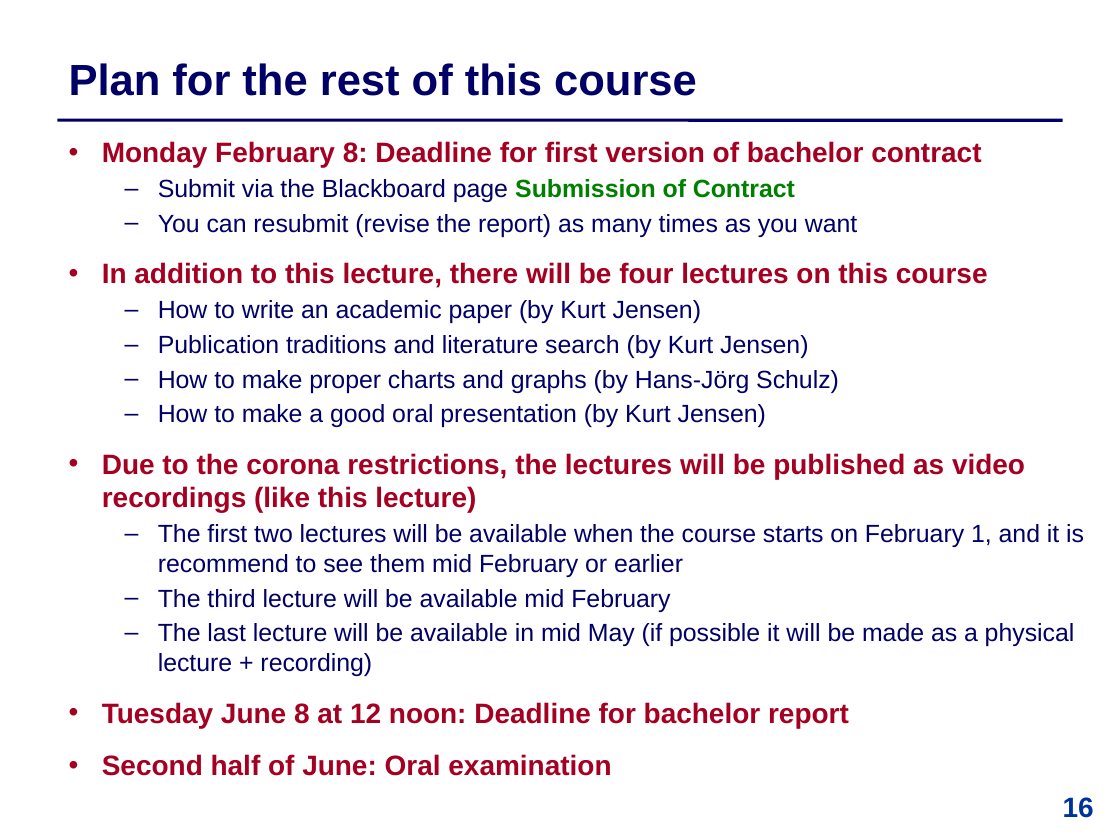
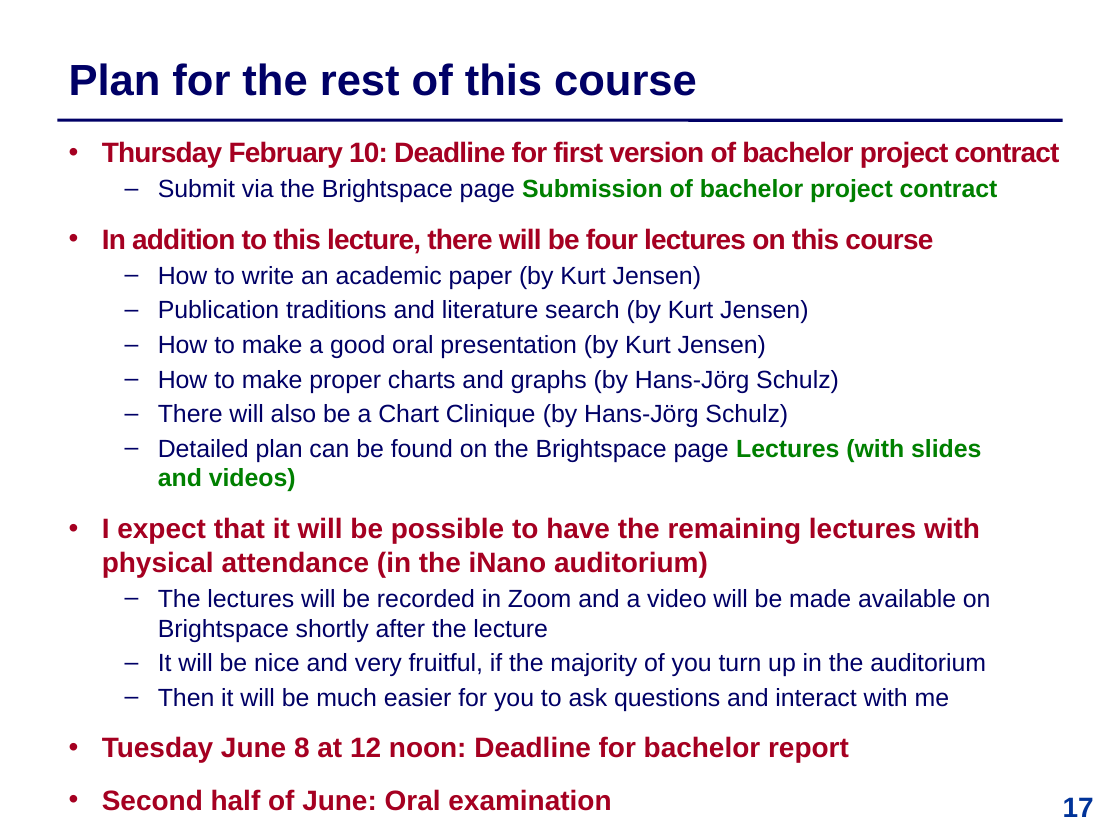
Before and after one commit to IntProgAU/Materiale, a slide deck: slide 17 of web/b22/1_contract/1 Bachelor Contract .pptx (slide 16 before the commit). Drawn at 1120x840 pixels with LibreOffice and Linux fonts; fonts in the diff are those of the drawing. Boxes give left, top, right and bottom in pixels: in the first picture for what was removed or moved away, otherwise in the second. Text is boxed around its words. In the diff, an @@ line names an element or a change of style, - is before the commit and + after.

```diff
--- a/web/b22/1_contract/1 Bachelor Contract .pptx
+++ b/web/b22/1_contract/1 Bachelor Contract .pptx
@@ text at box(102, 141, 1060, 202): text changed; size 16 to 18 pt; text colour #000066 to #A50021 @@
-  • Monday February 8: Deadline for first version of bachelor contract
-  – Submit via the Blackboard page Submission of Contract
-  – You can resubmit (revise the report) as many times as you want
+  • Thursday February 10: Deadline for first version of bachelor project contract
+  – Submit via the Brightspace page Submission of bachelor project contract
@@ text at box(102, 228, 933, 254): letter spacing 0 to -0.5 pt in "In addition to this lecture, there will ..." @@
@@ text at box(158, 335, 766, 358): paragraph added @@
+  – How to make a good oral presentation (by Kurt Jensen)
@@ text at box(102, 404, 991, 711): text changed @@
-  – How to make a good oral presentation (by Kurt Jensen)
-  • Due to the corona restrictions, the lectures will be published as video recordings (like this lecture)
-  – The first two lectures will be available when the course starts on February 1, and it is recommend to see them mid February or earlier
-  – The third lecture will be available mid February
-  – The last lecture will be available in mid May (if possible it will be made as a physical lecture + recording)
+  – There will also be a Chart Clinique (by Hans-Jörg Schulz)
+  – Detailed plan can be found on the Brightspace page Lectures (with slides
+    and videos)
+  • I expect that it will be possible to have the remaining lectures with physical attendance (in the iNano auditorium)
+  – The lectures will be recorded in Zoom and a video will be made available on Brightspace shortly after the lecture
+  – It will be nice and very fruitful, if the majority of you turn up in the auditorium
+  – Then it will be much easier for you to ask questions and interact with me
@@ page number at box(1063, 797, 1094, 817): text changed @@
-16
+17
```
Also in this commit, not shown: 10 other slides changed, 1 slide added.
